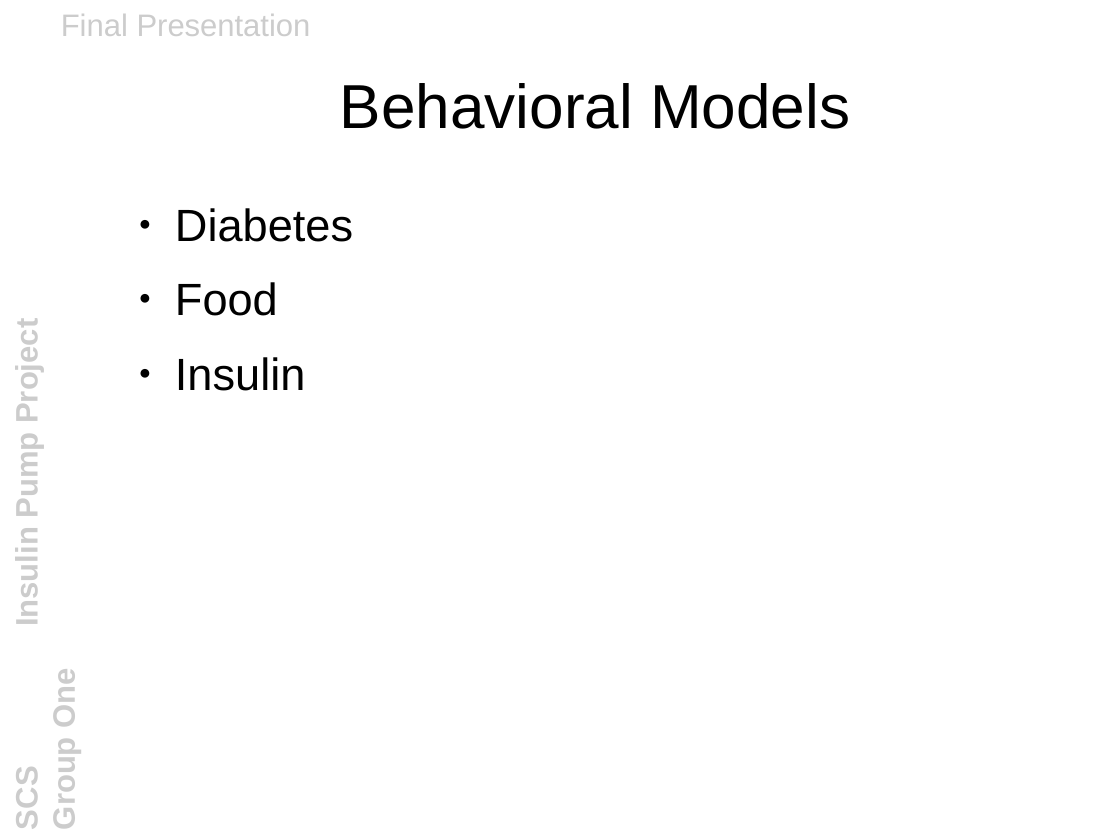
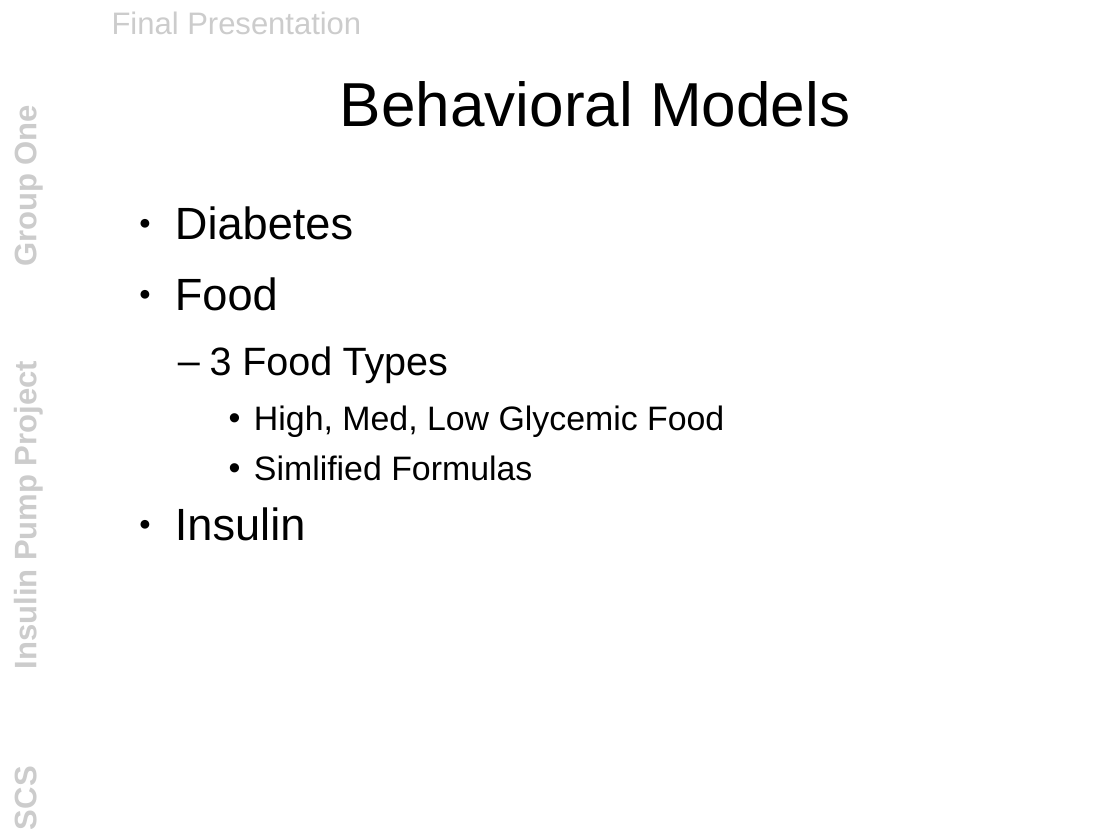
Before and after one commit to tiberkak/hisscs-insulin, a slide deck: slide 5 of documentation/other_files/final_presentation.odp. Drawn at 1120x840 pixels with LibreOffice and Linux fonts; fonts in the diff are those of the drawing; background and template pictures are left out. Boxes give left, top, right and bottom in pixels: in the first picture for what was removed or moved away, otherwise in the second. Text is boxed around its words. In the diff, an @@ line names an element or a change of style, - is before the commit and + after.

```diff
--- a/documentation/other_files/final_presentation.odp
+++ b/documentation/other_files/final_presentation.odp
@@ line spacing 1 to 0.93 in 3 elements at (8,111,43,828), (340,81,850,127), (112,12,361,34) @@
@@ text "Final Presentation": place and size @@
-text "Final Presentation" at (61,14,311,36)
+text "Final Presentation" at (112,12,361,34)
@@ text at (175,206,353,541): line spacing 1 to 0.93 @@
@@ text at (210,346,724,481): paragraphs added @@
+  – 3 Food Types
+    • High, Med, Low Glycemic Food
+    • Simlified Formulas
```
Also in this commit, not shown: 8 other slides changed, 1 slide added.
